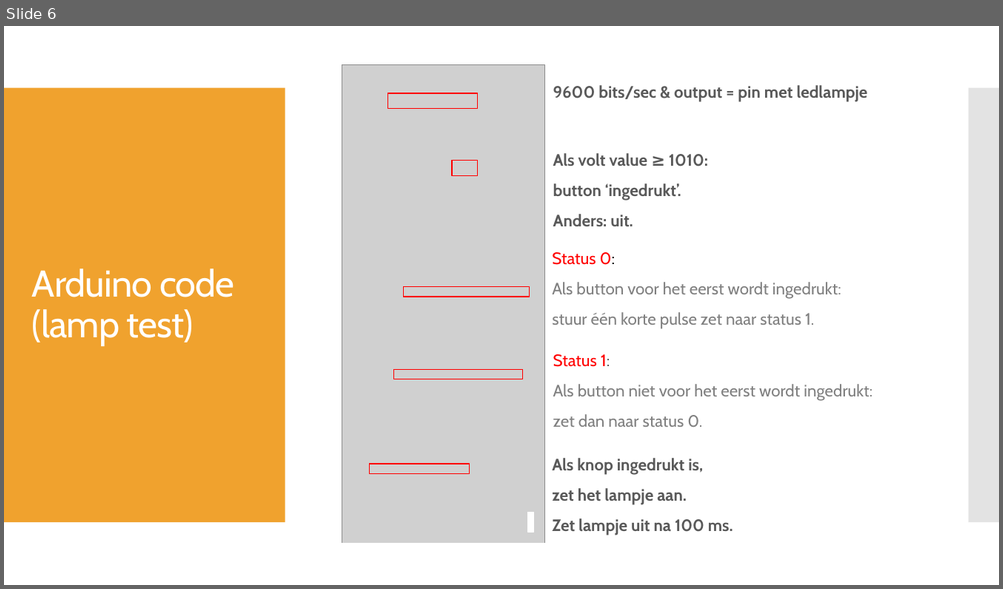
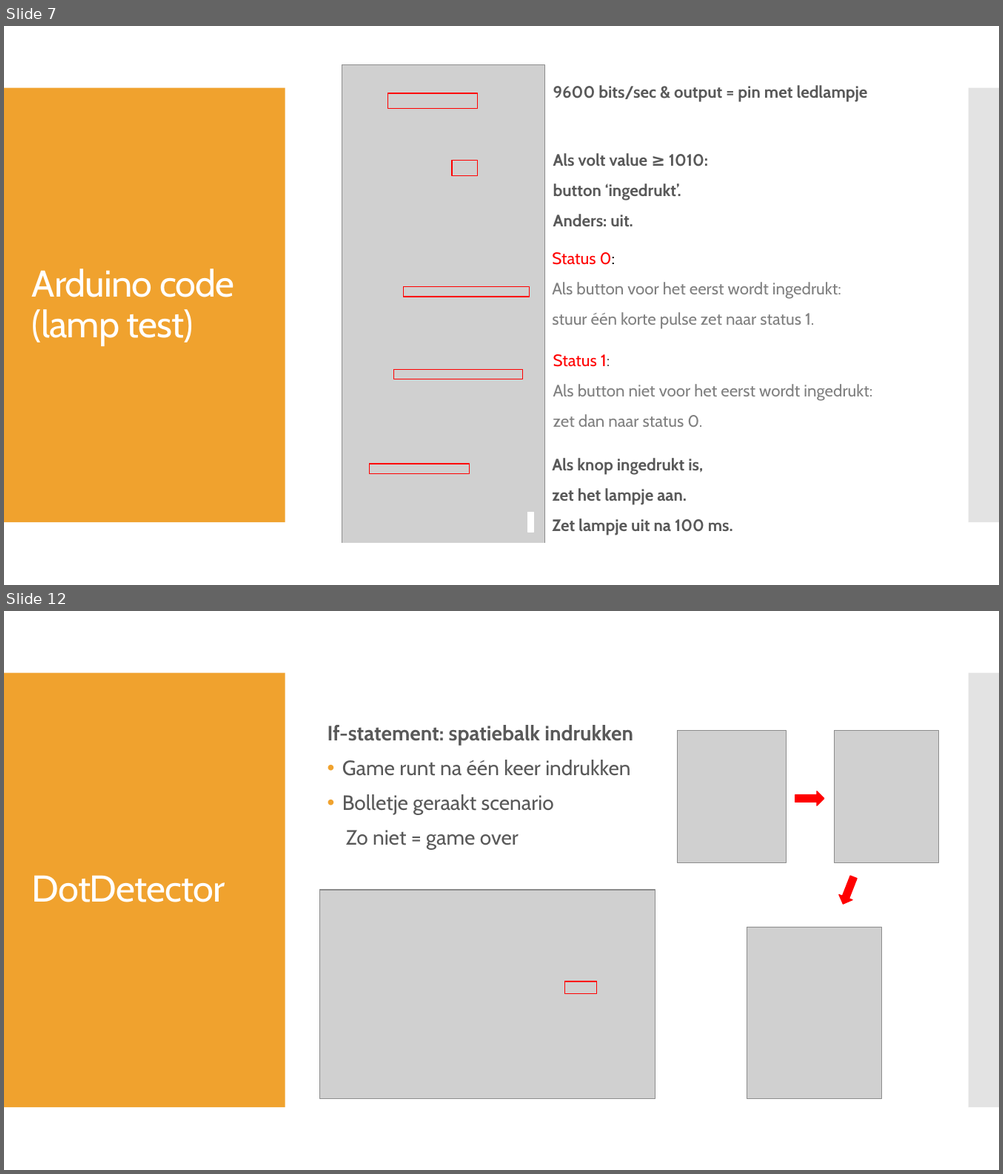
Before and after one commit to stellarubsaam/SpecialInputOutput, a slide deck: Documentatie/Special Input.pptx. Shown one above the other, each under a label of ours: slide 6 before the commit, slides 7 and 12 after it; the slides between them are not shown. The pictures are 1003x589 and 1003x1174 pixels, drawn with LibreOffice and Linux fonts; fonts in the diff are those of the drawing; grey boxes stand for pictures. Boxes give left, top, right and bottom in pixels: in the first picture for what was removed or moved away, otherwise in the second. Text is boxed around its words. In the diff, an @@ line names an element or a change of style, - is before the commit and + after.

```diff
--- a/Documentatie/Special Input.pptx
+++ b/Documentatie/Special Input.pptx
@@ slide 12 added at (x1=4, y1=611, x2=999, y2=1170), background #FFFFFF; not listed: 2 template elements that a slide beside it also shows @@
@@ text added at (x1=327, y1=725, x2=633, y2=849), 20 pt, text #595959 @@
+If-statement: spatiebalk indrukken
+• Game runt na één keer indrukken
+• Bolletje geraakt scenario
+Zo niet = game over
@@ picture added at (x1=677, y1=730, x2=786, y2=863) @@
@@ picture added at (x1=834, y1=730, x2=938, y2=863) @@
@@ right arrow added at (x1=795, y1=792, x2=824, y2=806), fill #FF0000, outline #FF0000 0.85 pt @@
@@ title added at (x1=32, y1=875, x2=225, y2=903), 36 pt, text #FFFFFF @@
+DotDetector
@@ right arrow added at (x1=836, y1=874, x2=860, y2=906), fill #FF0000, outline #FF0000 0.85 pt @@
@@ picture added at (x1=319, y1=890, x2=655, y2=1099) @@
@@ picture added at (x1=747, y1=927, x2=882, y2=1099) @@
@@ rectangle added at (x1=564, y1=982, x2=597, y2=994), outline #FF0000 0.85 pt @@
@@ what was slide 6 is now slide 7 @@
```
Also in this commit, not shown: 2 slides changed, 6 other slides added, 1 slide removed, 8 other files.
